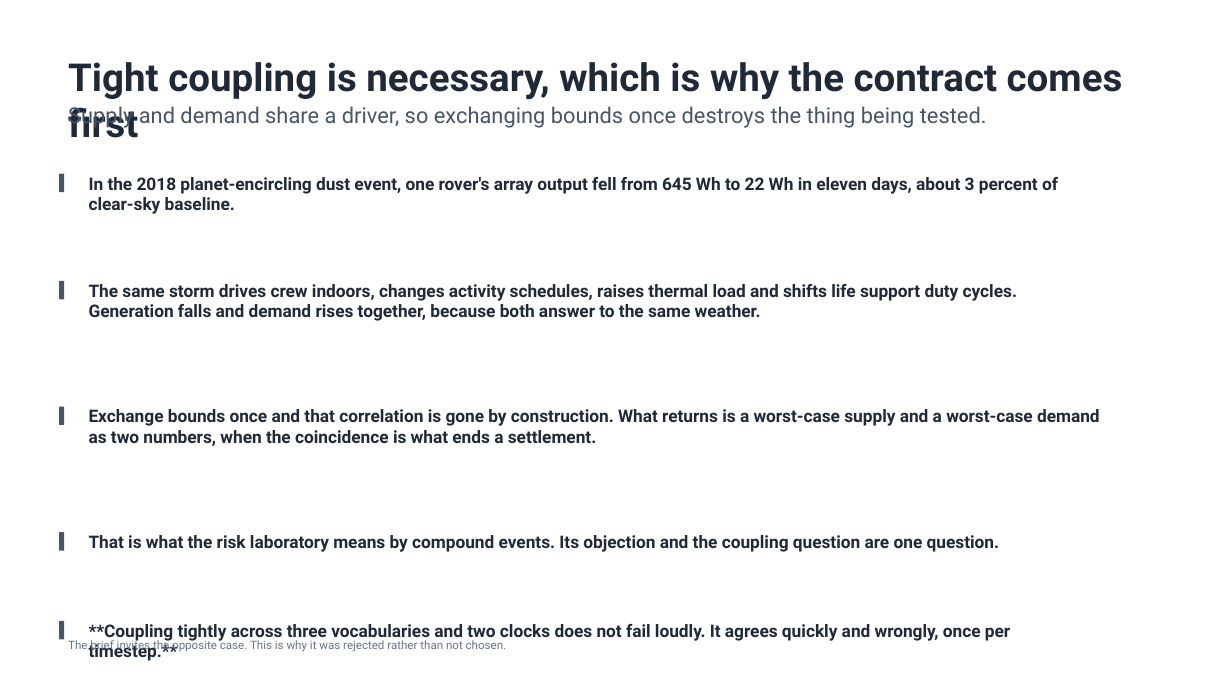
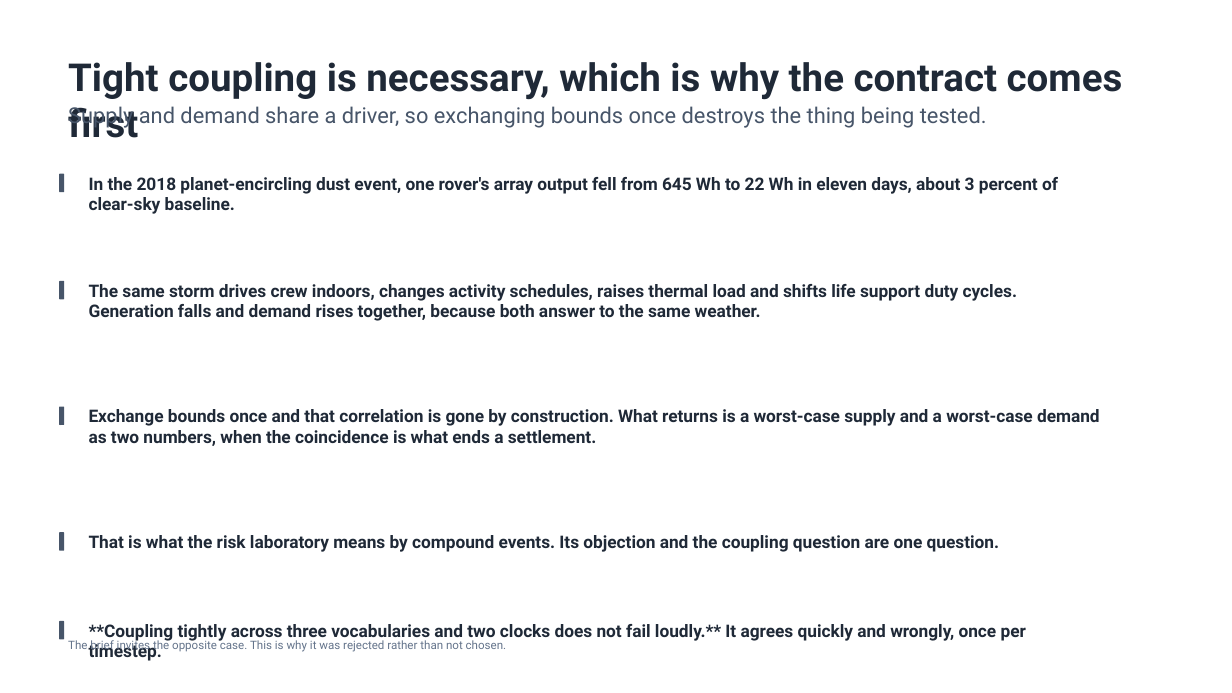
Before and after one commit to fgnxl/oef_ares_case_study, a slide deck: slide 3 of deck/ares_board_deck.pptx. Drawn at 1232x693 pixels with LibreOffice and Linux fonts; fonts in the diff are those of the drawing. Boxes give left, top, right and bottom in pixels: in the first picture for what was removed or moved away, otherwise in the second. Text is boxed around its words. In the diff, an @@ line names an element or a change of style, - is before the commit and + after.

```diff
--- a/deck/ares_board_deck.pptx
+++ b/deck/ares_board_deck.pptx
@@ text at [89,624,1026,661]: text changed @@
-**Coupling tightly across three vocabularies and two clocks does not fail loudly. It agrees quickly and wrongly, once per timestep.**
+**Coupling tightly across three vocabularies and two clocks does not fail loudly.** It agrees quickly and wrongly, once per timestep.
```
Also in this commit, not shown: 1 other slide changed.
